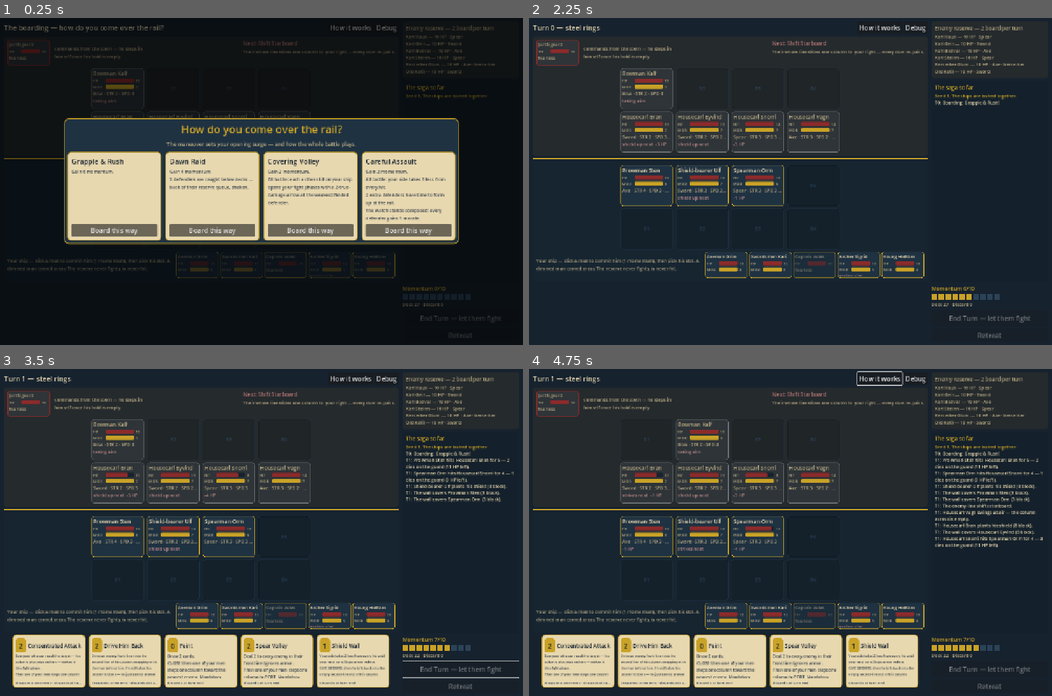
Above: before the commit, frames 1-4 (two rows, left to right).
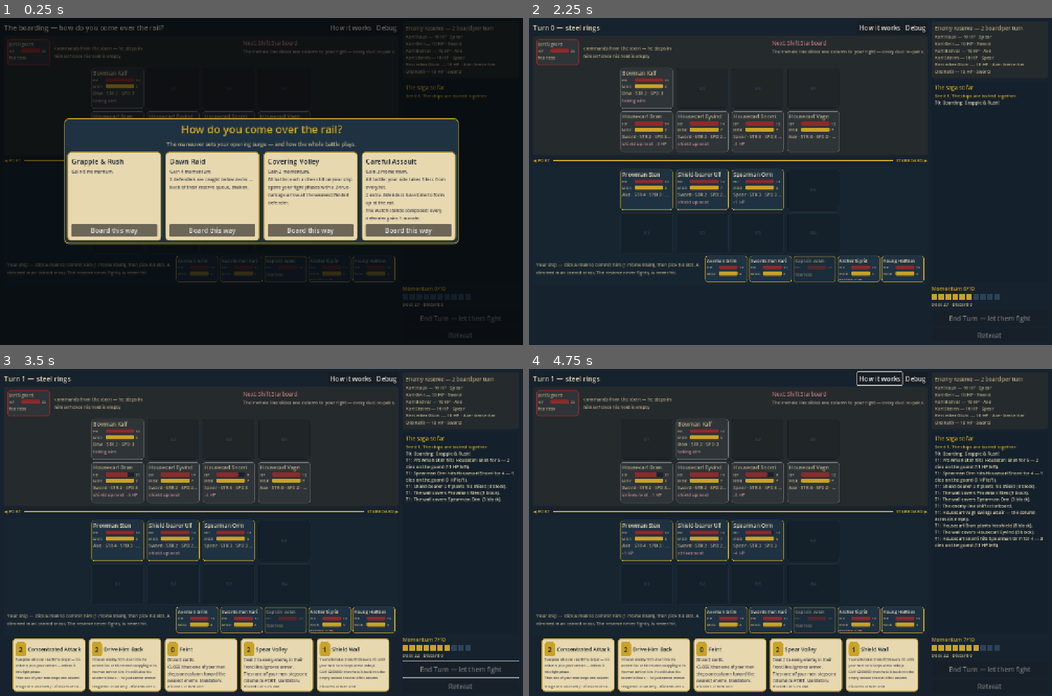
Above: after the commit, the same moments.

Repository: Tonttu84/vikingGame
Game: Godot game, scene res://src/ui/battle_ui.tscn
Two runs of this game, one before a commit and one after it. Both use one fixed random seed, a clock stepped at 60 frames per second and the inputs below.
Inputs:
- Up to frame 1 (0.25 s): no input
- Up to frame 2 (2.25 s): click "How it works" at 0.5 s; click "Debug" at 1.25 s; click "Board this way" at 2 s
- Up to frame 3 (3.5 s): click "End Turn — let them fight" at 2.75 s
- Up to frame 4 (4.75 s): click "How it works" at 3.5 s; click "OK" at 4.25 s

The runs differ from the first frame. In frame 1, 1.4% of the frame differs, in the area x 0-76%, y 6-81%; in frame 2, 6.6%; in frame 3, 13%; in frame 4, 13%, in the area x 0-77%, y 6-99%.

Commit message:
The table names its sides, and a selection is a thing you can see
The battleline slice's UI half. The gold rail between the decks is the
compass now: "PORT" and "STARBOARD" written on its ends, so the words
on the movement cards point somewhere the player can check instead of
guess — the canvas guard caught the taller rail one pixel over the
800px table and the row separation pays for it (6 -> 5). The man an
open pick is ABOUT — who trades places with HIM, which way is HE
shoved, whose crossing slot is being chosen — wears a white rim while
the men who could answer the pick wear the usual gold: selected vs
selectable, two different questions in two different colors. Smoke
grows checks for both side labels (94 total).

CLAUDE.md records the slice and the owner's next deferred ruling:
every character eventually gets a frontline AND a rearline
ability-or-pattern, the rearline one working only with somebody
actually in front — the relative front line and the bow's cover
requirement are the first installment; the rest follows the retune.

Co-Authored-By: Claude Fable 5 <noreply@anthropic.com>
Claude-Session: https://claude.ai/code/session_01H2JAiD6RboxAUKBPcpfFDW

Diff:
--- a/src/ui/battle_ui.gd
+++ b/src/ui/battle_ui.gd
@@ -188,8 +188,11 @@
 ## Ask for one choice off the board. A single option answers itself — there
 ## is nothing to choose — and an empty list means the caller had nothing to
 ## ask (an impossible rider never gets here; the engine skips it in silence).
+## `focus` is the man the question is ABOUT (who trades with HIM, which way
+## is HE shoved) — he wears the white rim while the pick is open, so the
+## player never loses track of what he selected.
 func _begin_pick(prompt: String, options: Array[Dictionary], cancellable: bool,
-		on_choice: Callable) -> void:
+		on_choice: Callable, focus: Character = null) -> void:
 	if options.is_empty():
 		return
 	if options.size() == 1:
@@ -197,7 +200,7 @@
 		_render()
 		return
 	_pick = {"prompt": prompt, "options": options, "cancellable": cancellable,
-			"on_choice": on_choice}
+			"on_choice": on_choice, "focus": focus}
 	_render()
 
 
@@ -260,6 +263,11 @@
 
 ## Is this man lit right now — one of the pending pick's options, or a legal
 ## landing place for the card in the air?
+## The man an open pick is about: marked "selected" on his token.
+func _pick_focused(c: Character) -> bool:
+	return not _pick.is_empty() and _pick.get("focus") == c
+
+
 func _highlighted(c: Character) -> bool:
 	if not _pick.is_empty():
 		return not _pick_option_for_character(c).is_empty()
@@ -343,7 +351,7 @@
 				options, true,
 				func(partner: Character) -> void:
 					action["second_target"] = partner
-					submit(action))
+					submit(action), target)
 		return
 	if _card_has(card, CardData.EffectType.TAUNT):
 		# The shout names two men: the defender it is aimed at (already the
@@ -357,7 +365,7 @@
 				options, true,
 				func(anchor: Character) -> void:
 					action["second_target"] = anchor
-					submit(action))
+					submit(action), target)
 		return
 	if _card_has(card, CardData.EffectType.SHOVE):
 		var options: Array[Dictionary] = []
@@ -369,7 +377,7 @@
 				options, true,
 				func(dir: int) -> void:
 					action["direction"] = dir
-					submit(action))
+					submit(action), target)
 		return
 	submit(action)
 
@@ -429,7 +437,7 @@
 	_begin_pick("%s comes over for %d momentum — into which slot?" %
 			[character.display_name, BattleState.RESERVE_COMMIT_COST], options, true,
 			func(index: int) -> void:
-				submit({"op": "commit", "character": character, "slot": index}))
+				submit({"op": "commit", "character": character, "slot": index}), character)
 
 
 ## The Swap in hand that would bring this waiting pair member across right
@@ -481,7 +489,7 @@
 	for col in Formation.COLUMNS:
 		var c := formation.at(line, col)
 		if c != null:
-			var display := {"highlight": _highlighted(c)}
+			var display := {"highlight": _highlighted(c), "selected": _pick_focused(c)}
 			var token := CharacterToken.create(c, self, false, forecast.get(c, {}),
 					engine.state.archer_marks.values().has(c), display)
 			token.clicked.connect(_on_token_clicked)
@@ -505,7 +513,7 @@
 	for child in _player_reserve_row.get_children():
 		child.queue_free()
 	for c in state.player_reserve:
-		var display := {"highlight": _highlighted(c)}
+		var display := {"highlight": _highlighted(c), "selected": _pick_focused(c)}
 		var counterpart := engine.pair_swap_counterpart(c)
 		if counterpart != null:
 			var ready := _pair_swap_card(c) != null
@@ -688,17 +696,15 @@
 
 	var table := VBoxContainer.new()
 	table.size_flags_horizontal = Control.SIZE_EXPAND_FILL
-	table.add_theme_constant_override("separation", 6)
+	# 5, not 6: the labeled rail is a text row now, and the canvas guard
+	# counts every pixel — four gaps at one less buy its extra height back.
+	table.add_theme_constant_override("separation", 5)
 	table.mouse_filter = Control.MOUSE_FILTER_PASS
 	main.add_child(table)
 
 	table.add_child(_build_top_bar())
 	table.add_child(_build_enemy_zone())
-	var rail := ColorRect.new()
-	rail.color = UIPalette.GOLD
-	rail.custom_minimum_size.y = 3
-	rail.mouse_filter = Control.MOUSE_FILTER_IGNORE
-	table.add_child(rail)
+	table.add_child(_build_rail())
 	table.add_child(_build_player_zone())
 	table.add_child(_build_bottom_strip())
 	main.add_child(_build_log_panel())
@@ -708,6 +714,29 @@
 	_build_maneuver_layer()
 	_debug_panel = DebugPanel.create(self)
 	add_child(_debug_panel)
+
+
+## The rail between the decks doubles as the compass: PORT is column 1's
+## side, STARBOARD column 4's, and the movement cards' words point along
+## it — the player should never have to guess which way a sidestep goes.
+func _build_rail() -> Control:
+	var rail := HBoxContainer.new()
+	rail.add_theme_constant_override("separation", 8)
+	rail.mouse_filter = Control.MOUSE_FILTER_IGNORE
+	var port := UIPalette.label("◀ PORT", UIPalette.FONT_SMALL, UIPalette.GOLD)
+	port.mouse_filter = Control.MOUSE_FILTER_IGNORE
+	rail.add_child(port)
+	var line := ColorRect.new()
+	line.color = UIPalette.GOLD
+	line.custom_minimum_size.y = 3
+	line.size_flags_horizontal = Control.SIZE_EXPAND_FILL
+	line.size_flags_vertical = Control.SIZE_SHRINK_CENTER
+	line.mouse_filter = Control.MOUSE_FILTER_IGNORE
+	rail.add_child(line)
+	var starboard := UIPalette.label("STARBOARD ▶", UIPalette.FONT_SMALL, UIPalette.GOLD)
+	starboard.mouse_filter = Control.MOUSE_FILTER_IGNORE
+	rail.add_child(starboard)
+	return rail
 
 
 func _build_top_bar() -> Control:
--- a/src/ui/character_token.gd
+++ b/src/ui/character_token.gd
@@ -16,6 +16,7 @@
 ## Presentation flags the table sets per refresh, all of them answers the
 ## engine already gave BattleUI — never judgements made here:
 ##   highlight: the board is asking for a pick and this man is one of them
+##   selected: the open pick is ABOUT this man — he wears the white rim
 ##   dim:       he cannot be sent over at all (the prow pair's other half)
 ##   hint:      a line of small text under his bars (the pair's swap hint)
 ##   hint_lit:  that hint is available right now, not just true in principle
@@ -59,7 +60,11 @@
 	var style := UIPalette.panel(bg, trim, 2 if character.is_captain else 1)
 	# One visual language for "the board wants a pick from you": a gold rim
 	# here, the same gold rim on an empty slot that would take the pick.
-	if highlighted():
+	# The man the pick is ABOUT wears the white rim instead — selected,
+	# not selectable.
+	if display.get("selected", false):
+		style = UIPalette.panel(bg.lightened(0.12), UIPalette.PARCHMENT, 3)
+	elif highlighted():
 		style = UIPalette.panel(bg.lightened(0.08), UIPalette.GOLD, 3)
 	if display.get("dim", false):
 		# Greyed out, but not invisible when his one legal play is available.
--- a/tests/ui_smoke.gd
+++ b/tests/ui_smoke.gd
@@ -383,6 +383,10 @@
 			if _has_label_containing(token, "BLK "):
 				block_shown = true
 	check(block_shown, "a raised guard shows as BLK on the token")
+
+	# The compass: the player is told which side is which, in so many words.
+	check(_has_label_containing(ui, "PORT"), "the port side is named on the table")
+	check(_has_label_containing(ui, "STARBOARD"), "the starboard side is named on the table")
 
 	# A card with a movement rider: the punch lands, then the board asks
 	# which man moves — never which way, that is printed on the card. Shield
Not shown, changed: CLAUDE.md
